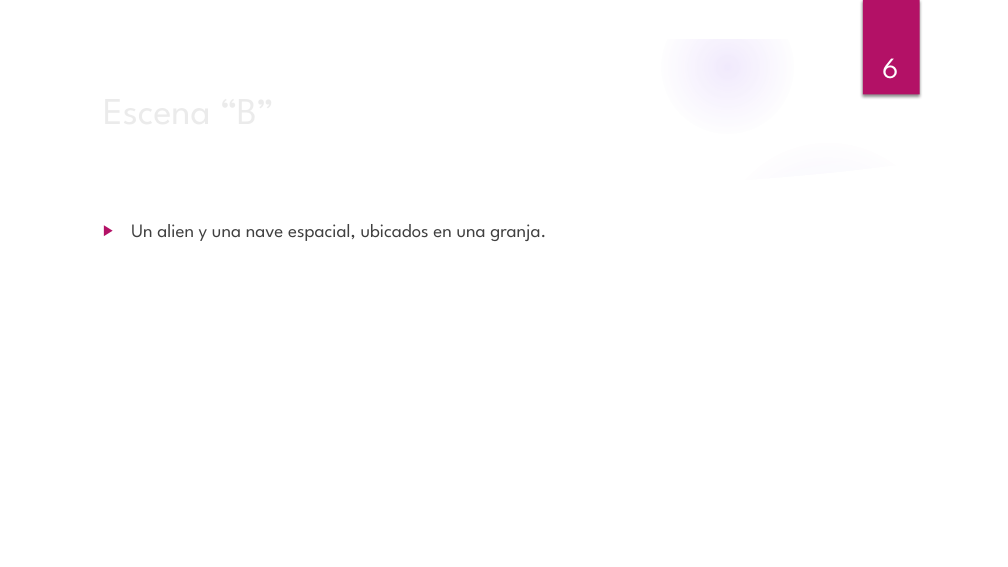
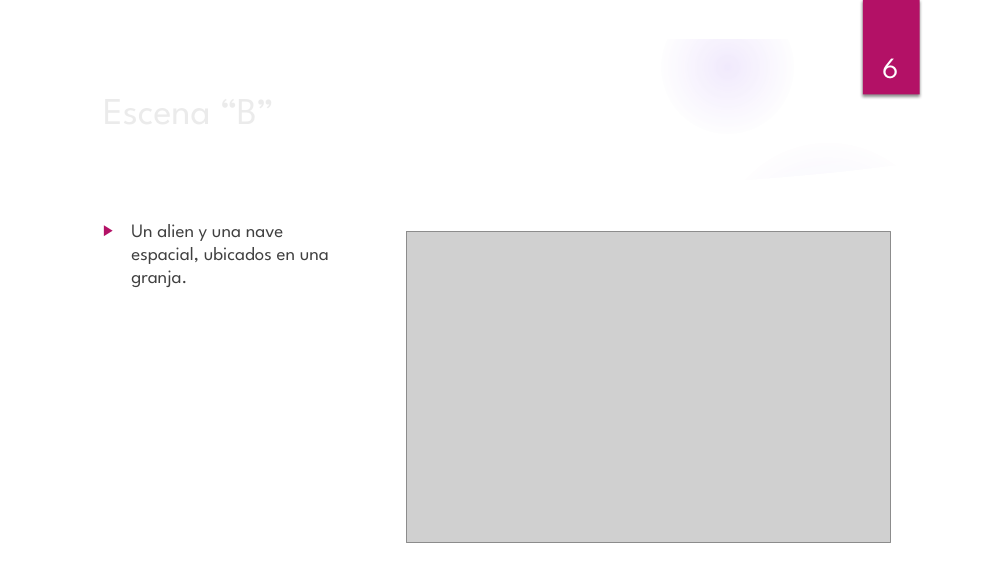
Before and after one commit to nlandau91/CG2019, a slide deck: slide 6 of Proyecto2/Presentacion Proyecto 2.pptx. Drawn at 1008x567 pixels with LibreOffice and Linux fonts; fonts in the diff are those of the drawing; grey boxes stand for pictures; background and template pictures are left out. Boxes give left, top, right and bottom in pixels: in the first picture for what was removed or moved away, otherwise in the second. Text is boxed around its words. In the diff, an @@ line names an element or a change of style, - is before the commit and + after.

```diff
--- a/Proyecto2/Presentacion Proyecto 2.pptx
+++ b/Proyecto2/Presentacion Proyecto 2.pptx
@@ text "Un alien y una nave ..." rewrapped from (x1=131, y1=224, x2=546, y2=241) to (x1=131, y1=224, x2=329, y2=287) @@
@@ picture added at (x1=406, y1=231, x2=891, y2=542) @@
```
Also in this commit, not shown: 1 other file.
